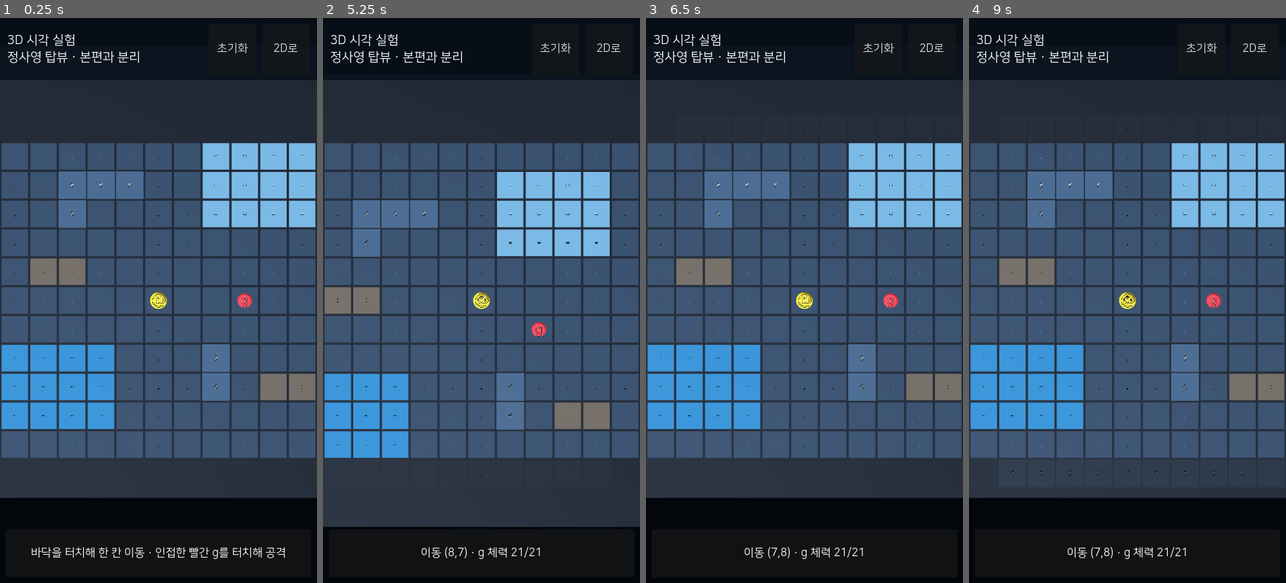
Above: before the commit, frames 1-4 (left to right).
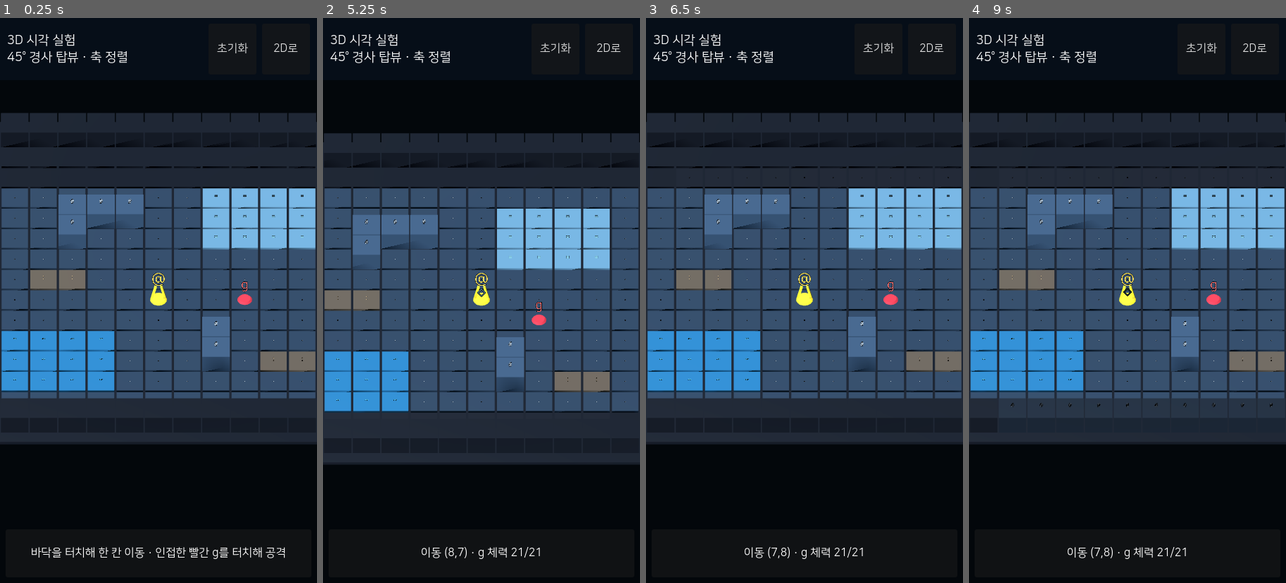
Above: after the commit, the same moments.

Repository: jinha1226/PROJ_S
Game: Godot game, scene res://playtest/ascii_3d_lab.tscn
Two runs of this game, one before a commit and one after it. Both use one fixed random seed, a clock stepped at 60 frames per second and the inputs below. This scene is started directly instead of the project's main scene.
Inputs (mouse positions are in pixels of both pictures, inside the frame that each line leads up to):
- Up to frame 1 (0.25 s): no input
- Up to frame 2 (5.25 s): click "초기화" at 0.5 s; click "2D로" at 1.25 s; click "초기화" at 2 s; click "2D로" at 2.75 s; click "초기화" at 3.5 s; click "2D로" at 4.25 s; tap Enter at 5 s; move the mouse to (551, 272) at 5.02 s; click (551, 272) at 5.17 s
- Up to frame 3 (6.5 s): tap Space at 5.75 s; drag from (741, 328) to (788, 413) at 5.77 s
- Up to frame 4 (9 s): tap Enter at 6.5, 8 s; move the mouse to (1159, 176) at 6.52 s; click (1159, 176) at 6.67 s; tap Space at 7.25, 8.75 s; drag from (1111, 413) to (1032, 215) at 7.27 s; move the mouse to (1222, 385) at 8.02 s; click (1222, 385) at 8.17 s; drag from (1032, 215) to (1079, 159) at 8.77 s

The runs differ from the first frame. In frame 1, 41% of the frame differs, in the area x 0-100%, y 5-85%; in frame 2, 47%, in the area x 0-100%, y 5-91%; in frame 3, 41%; in frame 4, 41%.

Commit message:
Use cardinal 45 degree 3D camera

Diff:
--- a/playtest/ascii_3d_lab.gd
+++ b/playtest/ascii_3d_lab.gd
@@ -9,8 +9,9 @@
 const HERO_START:=Vector2i(7,8)
 const ENEMY_START:=Vector2i(10,8)
 const VISIBLE_RADIUS:=5
-const TOP_VIEW_HEIGHT:=16.0
-const TOP_VIEW_SIZE:=19.6
+const CAMERA_HEIGHT:=12.0
+const CAMERA_BACK_OFFSET:=12.0
+const CAMERA_ORTHO_SIZE:=19.6
 
 var viewport_container:SubViewportContainer
 var lab_viewport:SubViewport
@@ -63,7 +64,7 @@
 	light.light_energy=1.25;light.rotation_degrees=Vector3(-58,-32,0);light.shadow_enabled=true
 	world_root.add_child(light)
 	camera=Camera3D.new();camera.name="FixedOrthographicCamera";camera.projection=Camera3D.PROJECTION_ORTHOGONAL
-	camera.size=TOP_VIEW_SIZE;camera.position=Vector3(0,TOP_VIEW_HEIGHT,0);world_root.add_child(camera)
+	camera.size=CAMERA_ORTHO_SIZE;camera.position=Vector3(0,CAMERA_HEIGHT,CAMERA_BACK_OFFSET);world_root.add_child(camera)
 	effect_root=Node3D.new();effect_root.name="TransientGlyphEffects";world_root.add_child(effect_root)
 
 func _build_overlay()->void:
@@ -73,7 +74,7 @@
 	var header:=HBoxContainer.new();header.name="LabHeader";header.set_anchors_preset(Control.PRESET_TOP_WIDE)
 	header.offset_left=10;header.offset_right=-10;header.offset_top=8;header.offset_bottom=80;header.add_theme_constant_override("separation",8)
 	add_child(header)
-	var title:=Label.new();title.name="LabTitle";title.text="3D 시각 실험\n정사영 탑뷰 · 본편과 분리";title.size_flags_horizontal=Control.SIZE_EXPAND_FILL
+	var title:=Label.new();title.name="LabTitle";title.text="3D 시각 실험\n45° 경사 탑뷰 · 축 정렬";title.size_flags_horizontal=Control.SIZE_EXPAND_FILL
 	title.add_theme_font_override("font",FONT);title.add_theme_font_size_override("font_size",18);header.add_child(title)
 	var reset:=Button.new();reset.name="LabReset";reset.text="초기화";reset.custom_minimum_size=Vector2(68,48)
 	reset.add_theme_font_override("font",FONT);reset.pressed.connect(_reset_demo);header.add_child(reset)
@@ -183,9 +184,9 @@
 
 func _follow_hero()->void:
 	var focus:=_cell_world(hero_cell)
-	# Exact vertical camera. World -Z is screen up, so grid X/Y remain screen
-	# horizontal/vertical without an isometric diagonal projection.
-	camera.look_at_from_position(focus+Vector3(0,TOP_VIEW_HEIGHT,0),focus,Vector3.FORWARD)
+	# Cardinal-axis 45-degree pitch: no yaw or diagonal/isometric map rotation.
+	# Screen-right remains world +X while screen-down advances world +Z.
+	camera.look_at_from_position(focus+Vector3(0,CAMERA_HEIGHT,CAMERA_BACK_OFFSET),focus,Vector3.UP)
 
 func _on_viewport_input(event:InputEvent)->void:
 	var point:=Vector2(-1,-1)
--- a/tests/test_ascii_3d_lab.gd
+++ b/tests/test_ascii_3d_lab.gd
@@ -12,13 +12,15 @@
 		check(lab.camera.projection==Camera3D.PROJECTION_ORTHOGONAL,"camera is fixed orthographic")
 		var focus:=lab._cell_world(lab.hero_cell)
 		var view_direction:Vector3=(focus-lab.camera.position).normalized()
-		check(view_direction.is_equal_approx(Vector3.DOWN) and is_equal_approx(lab.camera.size,lab.TOP_VIEW_SIZE),
-			"camera is exact vertical orthographic top-view")
-		check(lab.camera.basis.x.dot(Vector3.RIGHT)>0.999 \
-			and lab.camera.basis.y.dot(Vector3.FORWARD)>0.999,
-			"screen horizontal/vertical align with grid X/Z axes")
-		check("정사영 탑뷰" in str((lab.find_child("LabTitle",true,false) as Label).text),
-			"lab labels the projection as orthographic top-view")
+		var elevation_degrees:=rad_to_deg(asin(absf(view_direction.y)))
+		check(absf(view_direction.x)<0.0001 and view_direction.z<-0.7 \
+			and is_equal_approx(elevation_degrees,45.0) \
+			and is_equal_approx(lab.camera.size,lab.CAMERA_ORTHO_SIZE),
+			"camera has cardinal-axis yaw and a 45-degree orthographic pitch")
+		check(lab.camera.basis.x.dot(Vector3.RIGHT)>0.999,
+			"screen horizontal remains grid/world +X without isometric yaw")
+		check("45° 경사 탑뷰 · 축 정렬" in str((lab.find_child("LabTitle",true,false) as Label).text),
+			"lab labels the cardinal-axis 45-degree projection")
 		check_eq(lab.tile_nodes.size(),225,"15x15 deterministic test room")
 		check(lab.find_child("BackTo2D",true,false).custom_minimum_size.y>=44 \
 			and lab.find_child("LabReset",true,false).custom_minimum_size.y>=44,
Not shown, changed: README.md
